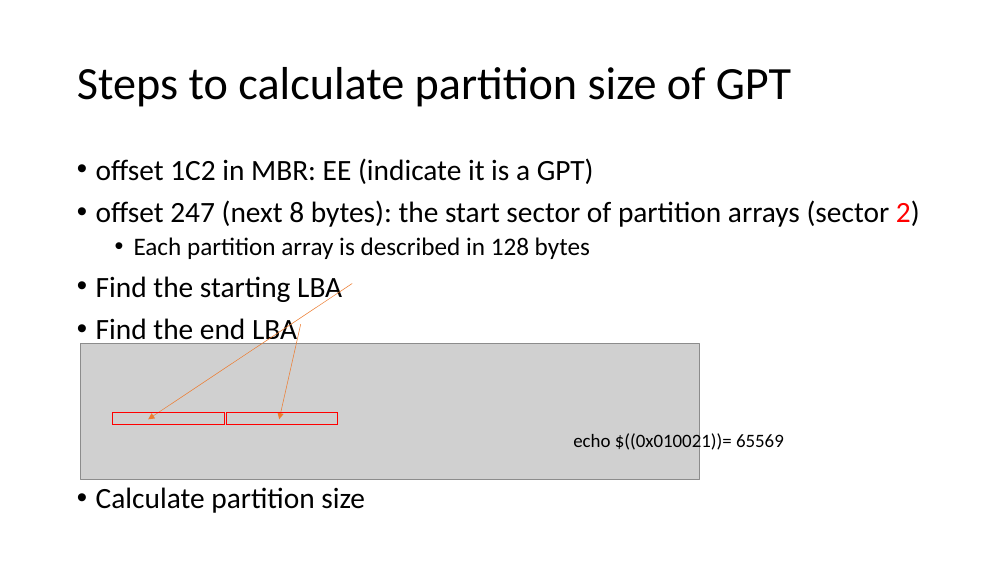
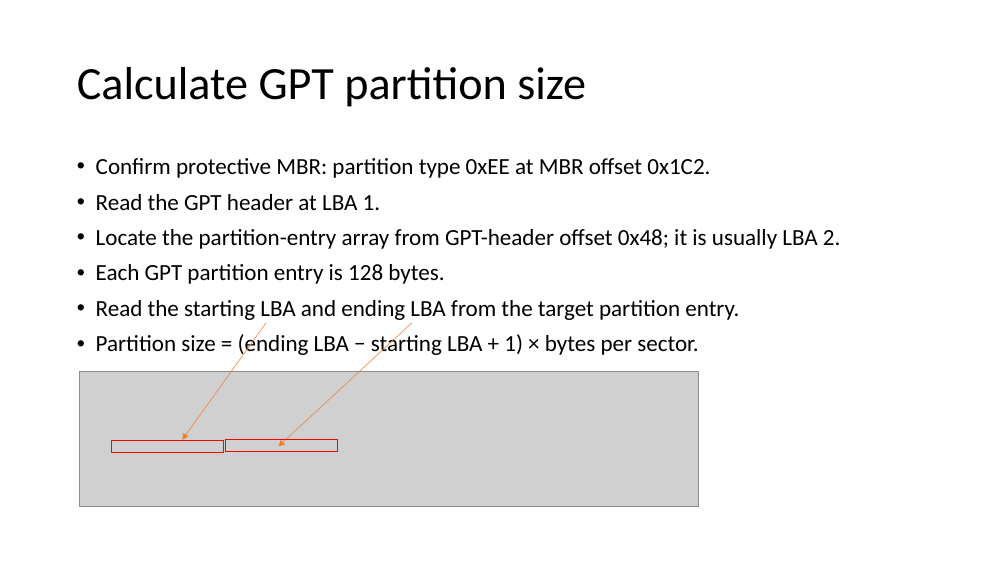
Before and after one commit to frankwxu/Digital-Forensics-Basic-Book, a slide deck: slide 31 of PPTs/Ch3_Computer_Systems_and_Digital_Evidence.pptx. Drawn at 1008x567 pixels with LibreOffice and Linux fonts; fonts in the diff are those of the drawing; grey boxes stand for pictures; background and template pictures are left out. Boxes give left, top, right and bottom in pixels: in the first picture for what was removed or moved away, otherwise in the second. Text is boxed around its words. In the diff, an @@ line names an element or a change of style, - is before the commit and + after.

```diff
--- a/PPTs/Ch3_Computer_Systems_and_Digital_Evidence.pptx
+++ b/PPTs/Ch3_Computer_Systems_and_Digital_Evidence.pptx
@@ title at [77,67,586,107]: text changed @@
-Steps to calculate partition size of GPT
+Calculate GPT partition size
@@ text at [96,158,840,358]: text changed; size 28 to 22 pt @@
-• offset 1C2 in MBR: EE (indicate it is a GPT)
-• offset 247 (next 8 bytes): the start sector of partition arrays (sector 2)
-  • Each partition array is described in 128 bytes
-• Find the starting LBA
-• Find the end LBA
-• Calculate partition size
+• Confirm protective MBR: partition type 0xEE at MBR offset 0x1C2.
+• Read the GPT header at LBA 1.
+• Locate the partition-entry array from GPT-header offset 0x48; it is usually LBA 2.
+• Each GPT partition entry is 128 bytes.
+• Read the starting LBA and ending LBA from the target partition entry.
+• Partition size = (ending LBA − starting LBA + 1) × bytes per sector.
@@ arrow moved from (352, 284) - (148, 420) to (266, 323) - (182, 440) @@
@@ arrow moved from (301, 324) - (279, 420) to (412, 323) - (278, 447) @@
@@ 2 rectangles, 1 picture: place and size @@
-2 rectangles, 1 picture at [80,344,699,479]
+2 rectangles, 1 picture at [79,371,699,507]
@@ text removed at [573,431,784,452] @@
-echo $((0x010021))= 65569
```
Also in this commit, not shown: 31 other slides changed, 6 slides added, 10 slides removed, 1 other file.
